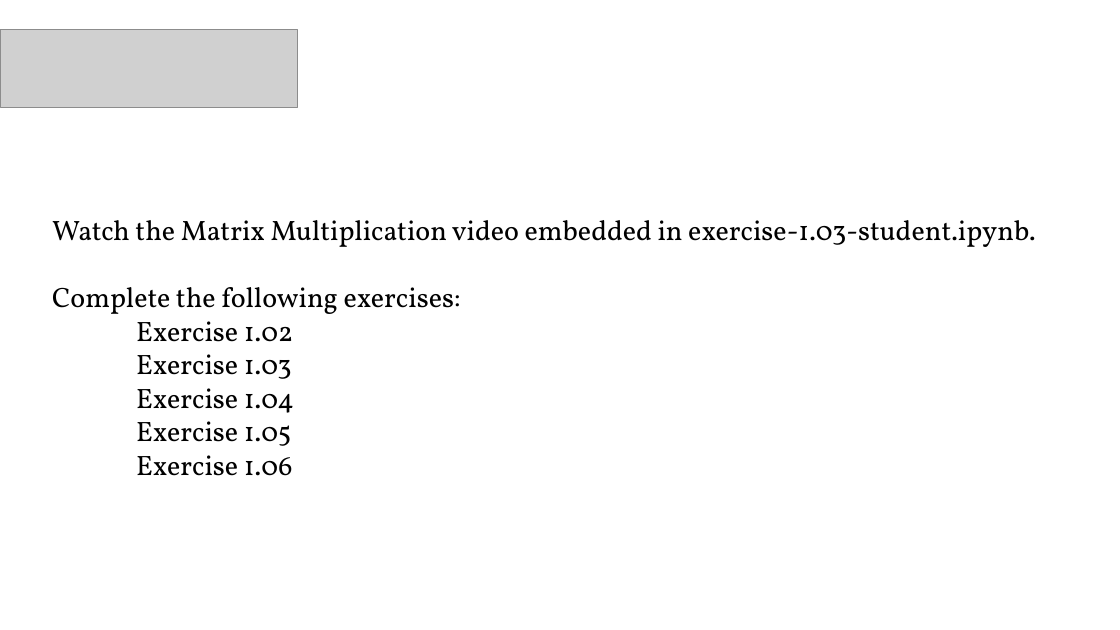
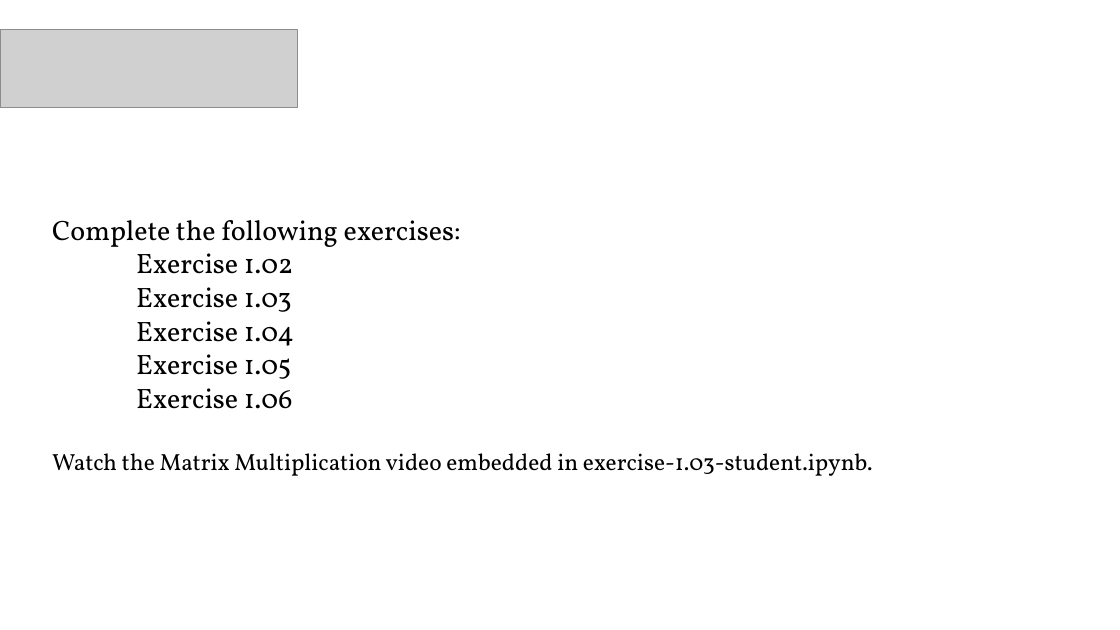
Before and after one commit to PracticumAI-Test/deep_learning, a slide deck: slide 13 of dl_getting_started.pptx (slide 14 before the commit). Drawn at 1120x630 pixels with LibreOffice and Linux fonts; fonts in the diff are those of the drawing; grey boxes stand for pictures. Boxes give left, top, right and bottom in pixels: in the first picture for what was removed or moved away, otherwise in the second. Text is boxed around its words. In the diff, an @@ line names an element or a change of style, - is before the commit and + after.

```diff
--- a/dl_getting_started.pptx
+++ b/dl_getting_started.pptx
@@ text at bbox=[52, 220, 461, 247]: text changed @@
-Watch the Matrix Multiplication video embedded in exercise-1.03-student.ipynb.
-Complete the following exercises:
+Complete the following exercises:
@@ text at bbox=[52, 453, 873, 476]: paragraph added @@
+Watch the Matrix Multiplication video embedded in exercise-1.03-student.ipynb.
```
Also in this commit, not shown: 2 other slides changed, 1 slide added, 6 slides removed, 5 other files.
